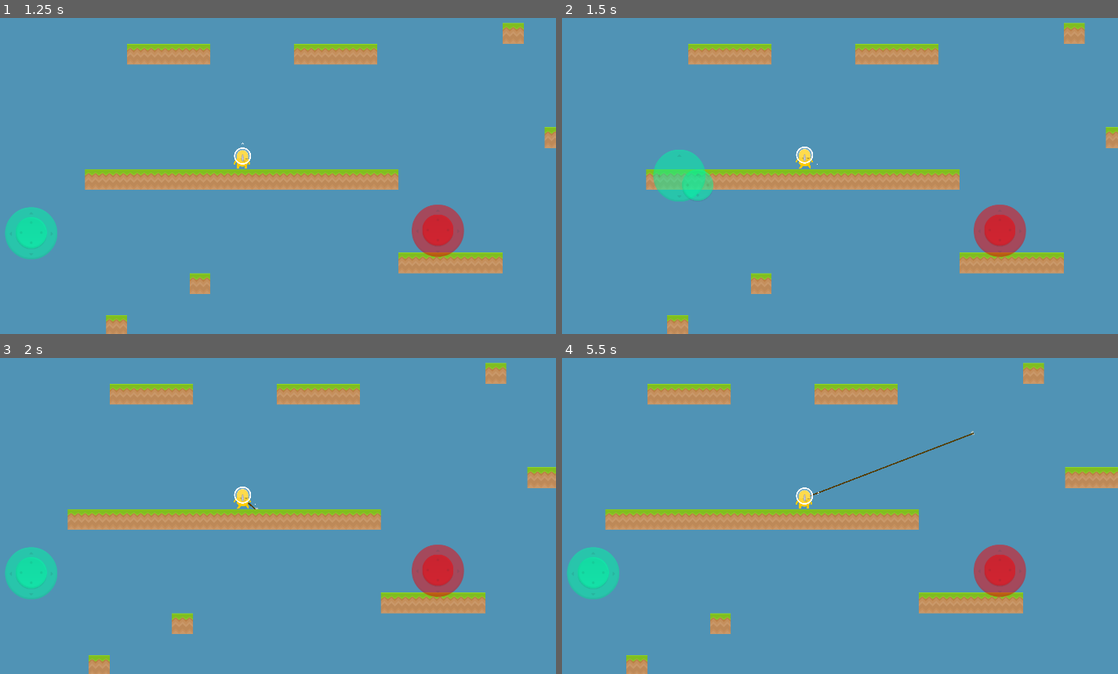
Above: before the commit, frames 1-4 (two rows, left to right).
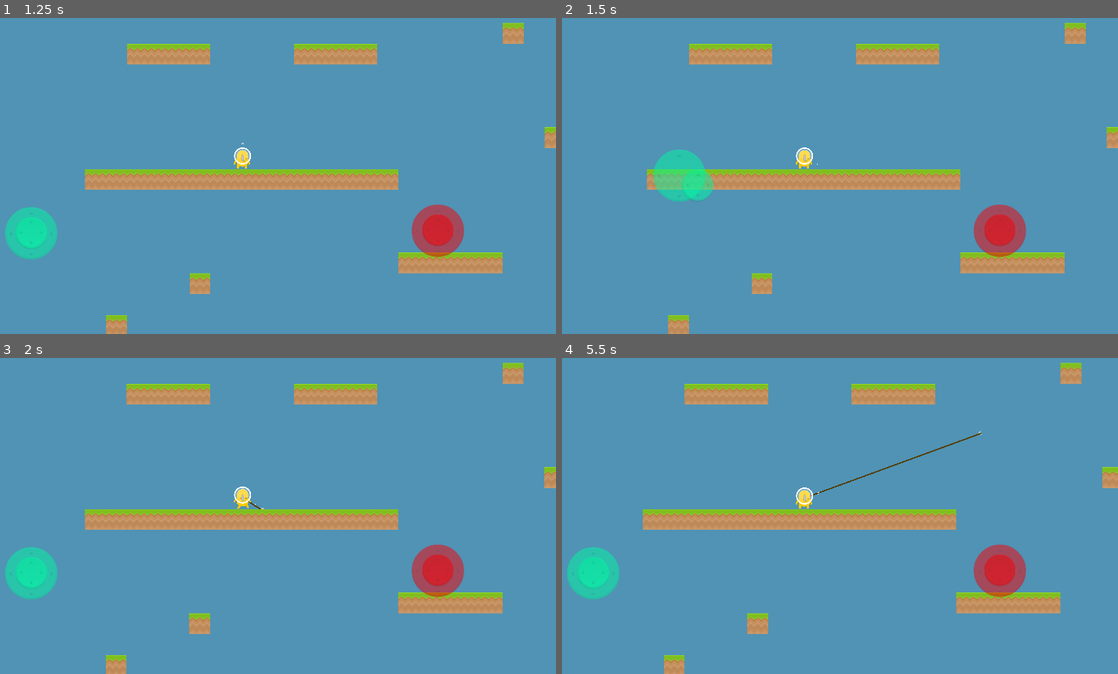
Above: after the commit, the same moments.

Repository: pekuja/rocket-tag-mobile
Game: Godot game, scene res://scenes/Main.tscn
Two runs of this game, one before a commit and one after it. Both use one fixed random seed, a clock stepped at 60 frames per second and the inputs below.
Inputs (mouse positions are in pixels of both pictures, inside the frame that each line leads up to):
- Up to frame 1 (1.25 s): move the mouse to (378, 141) at 0.52 s; click (378, 141) at 0.67 s
- Up to frame 2 (1.5 s): tap Enter at 1.25 s; drag from (678, 176) to (773, 229) at 1.27 s
- Up to frame 3 (2 s): no input
- Up to frame 4 (5.5 s): move the mouse to (867, 421) at 2.02 s; click (867, 421) at 2.17 s; drag from (773, 569) to (617, 446) at 2.77 s; move the mouse to (990, 550) at 3.52 s; click (990, 550) at 3.67 s; drag from (617, 446) to (712, 408) at 4.27 s; move the mouse to (834, 497) at 5.02 s; click (834, 497) at 5.17 s

Frame 1 is identical in both runs. In frame 2, 0.5% of the frame differs, in the area x 15-100%, y 1-100%; in frame 3, 3.6%; in frame 4, 6.1%, in the area x 7-100%, y 1-100%.

Commit message:
Added reeling to the grappling hook, network syncing of grappling hook, camera logic for server

Diff:
--- a/scenes/Main.tscn
+++ b/scenes/Main.tscn
@@ -1,8 +1,9 @@
-[gd_scene load_steps=8 format=4 uid="uid://cqvfl2xj5v8dq"]
+[gd_scene load_steps=9 format=4 uid="uid://cqvfl2xj5v8dq"]
 
 [ext_resource type="Script" path="res://scenes/main.gd" id="1_3whee"]
 [ext_resource type="PackedScene" uid="uid://d0oq563agkkkg" path="res://scenes/player_character.tscn" id="1_d7jjr"]
 [ext_resource type="PackedScene" uid="uid://bv3i730ruyfy7" path="res://scenes/projectile.tscn" id="3_n38mb"]
+[ext_resource type="PackedScene" uid="uid://bxm1sx5j25goh" path="res://scenes/grappling_hook.tscn" id="4_pupse"]
 [ext_resource type="Script" path="res://scenes/set_camera_zoom.gd" id="4_vtgos"]
 [ext_resource type="Texture2D" uid="uid://b0yjn71jg0c0f" path="res://assets/spritesheet_complete.png" id="5_4cdry"]
 
@@ -596,6 +597,7 @@
 script = ExtResource("1_3whee")
 remote_player_scene = ExtResource("1_d7jjr")
 projectile_scene = ExtResource("3_n38mb")
+grapplinghook_scene = ExtResource("4_pupse")
 
 [node name="Camera2D" type="Camera2D" parent="."]
 position = Vector2(960, 540)
--- a/scenes/grappling_hook.gd
+++ b/scenes/grappling_hook.gd
@@ -3,31 +3,51 @@
 var player : CharacterBody2D
 var velocity : Vector2
 
+signal hook_detached
+
 @onready var rope : Line2D = $Rope
 @onready var hook : Sprite2D = $HookSprite
 
 var is_hooked = false
+var is_reeling = false
+
+const MAXIMUM_LENGTH = 2000
+const REELING_SPEED = 2000
 
 # Called when the node enters the scene tree for the first time.
 func _ready() -> void:
 	hook.rotation = Vector2(0, -1).angle_to(self.velocity)
 
 func _physics_process(delta: float) -> void:
+	var new_position = self.global_position
+
 	if not is_hooked:
-		var new_position = self.global_position + self.velocity * delta
+		if is_reeling:
+			var direction = (player.global_position - self.position).normalized()
+			new_position = self.global_position + direction * REELING_SPEED * delta
+		else:
+			new_position = self.global_position + self.velocity * delta
 
 		var space_state = get_world_2d().direct_space_state
-
-		# use global coordinates, not local to node
-		var query = PhysicsRayQueryParameters2D.create(self.position, new_position)
+		var query = PhysicsRayQueryParameters2D.create(self.global_position, new_position)
 		query.exclude = [player]
 		var result = space_state.intersect_ray(query)
 
 		if result:
-			self.position = result.position
+			self.global_position = result.position
 			is_hooked = true
 			hook.rotation = Vector2(0, 1).angle_to(result.normal)
 		else:
 			self.global_position = new_position
 
-	rope.points[1] = player.global_position - self.position
+			var length = (player.global_position - self.global_position).length()
+
+			if is_reeling:
+				if length < REELING_SPEED * delta:
+					queue_free()
+					hook_detached.emit()
+					return
+			elif length > MAXIMUM_LENGTH:
+				is_reeling = true
+
+	rope.points[1] = player.global_position - self.global_position
--- a/scenes/local_player.gd
+++ b/scenes/local_player.gd
@@ -22,7 +22,9 @@
 
 var _hook : Node2D
 
-signal projectile_shot(position, direction)
+signal projectile_shot(position, direction, speed)
+signal grapplinghook_shot(position, direction, speed)
+signal grapplinghook_detach()
 
 const SPEED = 300.0
 const ACCELERATE = 1200.0
@@ -33,29 +35,28 @@
 const TERMINAL_VELOCITY = 1200.0
 
 func _physics_process(delta: float) -> void:
-	if moveInput.is_pressed and character.is_on_floor():
-		character.velocity.x = move_toward(character.velocity.x, moveInput.joystick_position.x * SPEED, ACCELERATE * delta)
+	# TODO? Could introduce some kind of free movement, but for now I'm relying on just grappling hook.
+	#if moveInput.is_pressed and character.is_on_floor():
+		#character.velocity.x = move_toward(character.velocity.x, moveInput.joystick_position.x * SPEED, ACCELERATE * delta)
 
-		if character.velocity.x < 0:
-			_animation_player.flip_h = true
-		else:
-			_animation_player.flip_h = false
-	elif character.is_on_floor():
+	if character.velocity.x < 0:
+		_animation_player.flip_h = true
+	else:
+		_animation_player.flip_h = false
+	if character.is_on_floor():
 		character.velocity.x = move_toward(character.velocity.x, 0, DECELERATE * delta)
 
 	if _hook and _hook.is_hooked:
 		#hacky magnitude
 		var direction = (_hook.global_position - character.global_position).normalized()
 		var magnitude = minf((_hook.global_position - character.global_position).length() * 5, 5000)
-		print("magnitude: ", magnitude, ", distance: ", (_hook.global_position - character.global_position).length())
-		print("direction: ", direction.x, ", ", direction.y)
 		character.velocity = character.velocity.move_toward(direction * TERMINAL_VELOCITY * 2, magnitude * delta)
 
 	character.velocity.y = minf(TERMINAL_VELOCITY, character.velocity.y + gravity * delta)
 
 	character.move_and_slide()
 
-func _process(delta: float) -> void:
+func _process(_delta: float) -> void:
 	if abs(character.velocity.x) > 0 and character.is_on_floor():
 		_animation_player.play("walk")
 	elif not character.is_on_floor():
@@ -77,12 +78,10 @@
 
 			projectile.global_position = _projectile_spawn_point.global_position
 
-			projectile_shot.emit(projectile.global_position, direction)
+			projectile_shot.emit(projectile.global_position, direction, projectileSpeed)
 
 	if moveInput.is_just_released:
-		if _hook:
-			_hook.queue_free()
-			_hook = null
+		on_hook_detached()
 
 		var direction = moveInput.joystick_position
 		if direction.length() > HOOK_THRESHOLD:
@@ -90,13 +89,16 @@
 			var grapplingHook = grapplingHookScene.instantiate()
 
 			grapplingHook.player = character
-			grapplingHook.velocity = direction * projectileSpeed
+			grapplingHook.velocity = direction * grapplingHookSpeed + character.velocity
 
 			get_parent().add_child(grapplingHook)
 
 			grapplingHook.global_position = character.global_position
 
 			_hook = grapplingHook
+			_hook.hook_detached.connect(on_hook_detached)
+
+			grapplinghook_shot.emit(_hook.global_position, direction, grapplingHookSpeed)
 
 	if moveInput.is_pressed:
 		var target_rotation = Vector2(0, -1).angle_to(moveInput.joystick_position)
@@ -105,3 +107,9 @@
 		_arrow.rotation = target_rotation
 	if shootInput.is_pressed and shootInput.joystick_position.length() > SHOOT_THRESHOLD:
 		_sprite_gun.global_rotation = Vector2(0, -1).angle_to(shootInput.joystick_position)
+
+func on_hook_detached():
+	if _hook:
+		_hook.queue_free()
+		grapplinghook_detach.emit()
+		_hook = null
--- a/scenes/main.gd
+++ b/scenes/main.gd
@@ -2,6 +2,7 @@
 
 @export var remote_player_scene : PackedScene
 @export var projectile_scene: PackedScene
+@export var grapplinghook_scene : PackedScene
 # @export var cert : X509Certificate
 
 @onready var _peer : ENetMultiplayerPeer = ENetMultiplayerPeer.new()
@@ -15,7 +16,8 @@
 
 var _client_scene : ClientNode
 
-var _players = {}
+var players = {}
+var hooks = {}
 
 # Called when the node enters the scene tree for the first time.
 func _ready() -> void:
@@ -51,6 +53,8 @@
 		add_child(_client_scene)
 
 		_client_scene.local_player.projectile_shot.connect(_on_projectile_shot)
+		_client_scene.local_player.grapplinghook_shot.connect(_on_grapplinghook_shot)
+		_client_scene.local_player.grapplinghook_detach.connect(_on_grapplinghook_detach)
 
 		camera.local_player = _client_scene.local_player
 
@@ -78,37 +82,71 @@
 	add_child(instance)
 
 	print("Creating remote player instance for id ", id)
-	_players[id] = instance
+	players[id] = instance
 
 func _on_player_disconnected(id):
 	print("Player ", id, " disconnected")
 
-	remove_child(_players[id])
-	_players[id] = null
+	remove_child(players[id])
+	players.erase(id)
+
+func is_multiplayer():
+	return _peer.get_connection_status() == ENetMultiplayerPeer.CONNECTION_CONNECTED
 
 func _process(_delta):
 	if OS.has_feature("server"):
 		return
 
-	sync_player_position.rpc(_client_scene.local_player.character.global_position, _client_scene.local_player.character.rotation)
+	if is_multiplayer():
+		sync_player_position.rpc(_client_scene.local_player.character.global_position, _client_scene.local_player.character.rotation)
 
-func _on_projectile_shot(position, direction):
-	sync_projectile_shot.rpc(position, direction)
+func _on_projectile_shot(position, direction, speed):
+	if is_multiplayer():
+		sync_projectile_shot.rpc(position, direction, speed)
+
+func _on_grapplinghook_shot(position, direction, speed):
+	if is_multiplayer():
+		sync_grapplinghook_shot.rpc(position, direction, speed)
+
+func _on_grapplinghook_detach():
+	if is_multiplayer():
+		sync_grapplinghook_detach.rpc()
 
 @rpc("any_peer")
-func sync_projectile_shot(position, direction):
-		direction = direction.normalized()
-		var projectile = projectile_scene.instantiate()
+func sync_projectile_shot(position, direction, speed):
+	direction = direction.normalized()
+	var projectile = projectile_scene.instantiate()
 
-		const projectileSpeed = 400.0
+	projectile.global_position = position
+	projectile.velocity = direction * speed
+	projectile.lifetime = 1.0
 
-		projectile.velocity = direction * projectileSpeed
-		projectile.lifetime = 1.0
+	add_child(projectile)
 
-		add_child(projectile)
+@rpc("any_peer")
+func sync_grapplinghook_shot(position, direction, speed):
+	direction = direction.normalized()
+	var hook = grapplinghook_scene.instantiate()
 
-		projectile.global_position = position
+	hook.global_position = position
+	hook.velocity = direction * speed
+	var id = multiplayer.get_remote_sender_id()
+	hook.player = players[id]
 
+	add_child(hook)
+
+	if hooks.has(id):
+		hooks[id].queue_free()
+
+	hooks[id] = hook
+
+@rpc("any_peer")
+func sync_grapplinghook_detach():
+	var id = multiplayer.get_remote_sender_id()
+
+	if hooks.has(id):
+		hooks[id].queue_free()
+		hooks.erase(id)
 
 @rpc("any_peer")
 func sync_player_position(position, rotation):
@@ -116,6 +154,6 @@
 	var id = multiplayer.get_remote_sender_id()
 	#print("syncing position for player ", id)
 
-	if _players.has(id):
-		_players[id].global_position = position
-		_players[id].rotation = rotation
+	if players.has(id):
+		players[id].global_position = position
+		players[id].rotation = rotation
--- a/scenes/projectile.tscn
+++ b/scenes/projectile.tscn
@@ -8,4 +8,5 @@
 velocity = Vector2(0, 400)
 
 [node name="Sprite2D" type="Sprite2D" parent="."]
+scale = Vector2(4.88889, 1)
 texture = ExtResource("2_0adfc")
--- a/scenes/set_camera_zoom.gd
+++ b/scenes/set_camera_zoom.gd
@@ -1,6 +1,13 @@
 extends Camera2D
 
 @export var local_player : LocalPlayer
+
+var _scale = 1.0
+
+const BASE_WIDTH = 3840.0
+const BASE_HEIGHT = 2160.0
+
+const BORDER_SIZE = Vector2(216.0, 216.0)
 
 # Called when the node enters the scene tree for the first time.
 func _ready() -> void:
@@ -8,14 +15,41 @@
 	_on_viewport_resize()
 
 func _on_viewport_resize():
-	var h_scale = get_viewport().size.x / 3840.0
-	var v_scale = get_viewport().size.y / 2160.0
-	var _scale = min(h_scale, v_scale)
-	self.zoom = Vector2(_scale, _scale)
+	var h_scale = get_viewport().size.x / BASE_WIDTH
+	var v_scale = get_viewport().size.y / BASE_HEIGHT
+	_scale = min(h_scale, v_scale)
+	self.zoom = _scale * Vector2(1.0, 1.0)
 
-func _process(delta):
+func _process(_delta):
 	if OS.has_feature("server"):
-		# do something. zoom out to show all players perhaps?
-		pass
+		var average_pos = Vector2(0,0)
+		var min_pos = Vector2(INF, INF)
+		var max_pos = Vector2(-INF, -INF)
+
+		var players = get_parent().players.values()
+		if not players.is_empty():
+			for player : CharacterBody2D in players:
+				average_pos += player.global_position
+				min_pos.x = min(min_pos.x, player.global_position.x)
+				max_pos.x = max(max_pos.x, player.global_position.x)
+				min_pos.y = min(min_pos.y, player.global_position.y)
+				max_pos.y = max(max_pos.y, player.global_position.y)
+
+			average_pos /= players.size()
+
+			min_pos -= BORDER_SIZE
+			max_pos += BORDER_SIZE
+
+			print("average pos: ", average_pos)
+			self.global_position = average_pos
+			var new_zoom = 1.0
+			if max_pos.x > min_pos.x:
+				new_zoom = minf(new_zoom, BASE_WIDTH / (max_pos.x - min_pos.x))
+			if max_pos.y > min_pos.y:
+				new_zoom = minf(new_zoom, BASE_WIDTH / (max_pos.y - min_pos.y))
+
+			self.zoom = new_zoom * _scale * Vector2(1.0, 1.0)
+		else:
+			print("no players :(")
 	elif local_player:
 		self.position = local_player.character.global_position
Not shown, changed: export_presets.cfg
